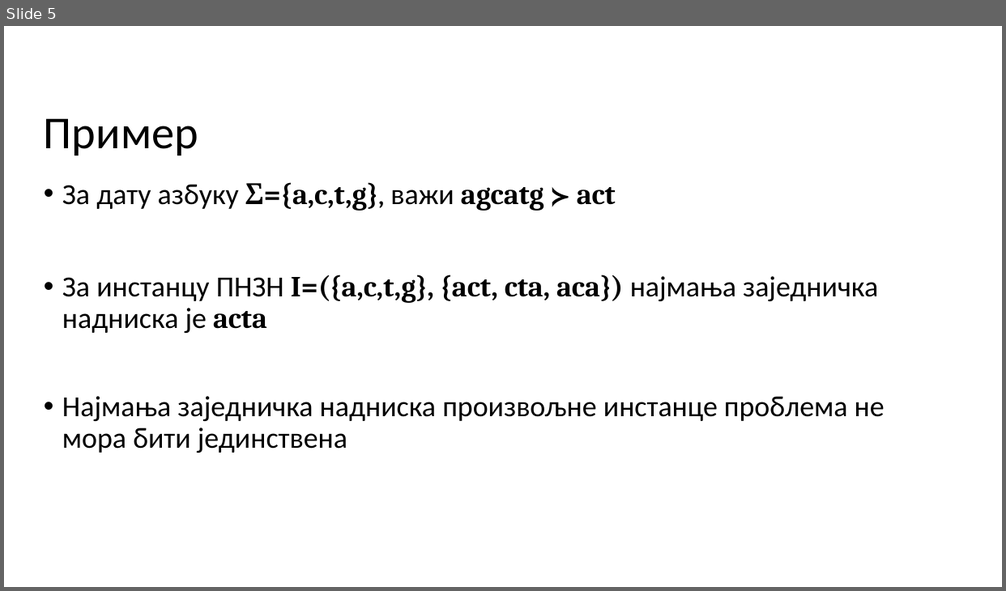
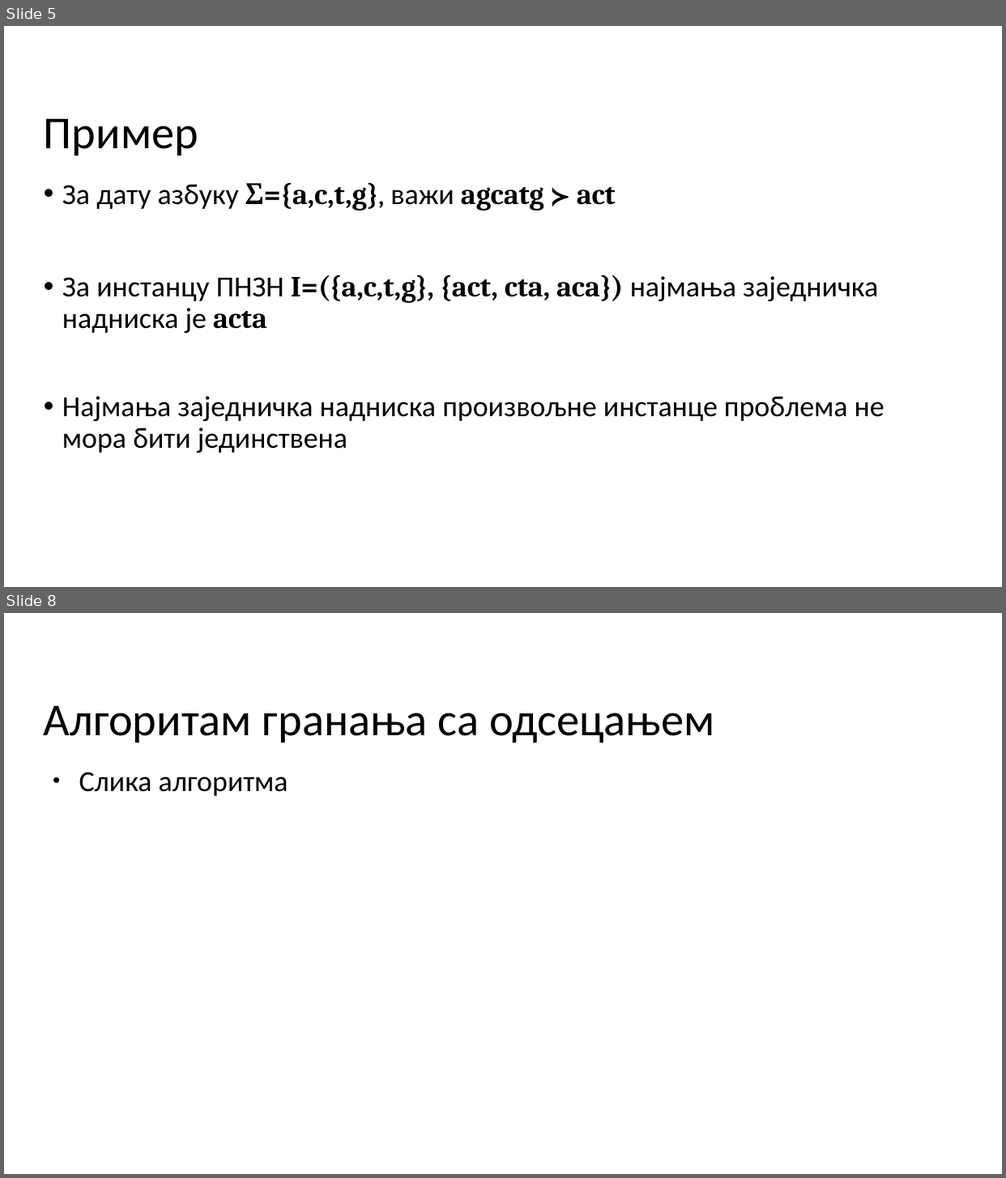
Before and after one commit to milosmikovic/Algorithms_For_Solving_Shortest_Common_Supersequence_Problem, a slide deck: Tekst/Prezentacija/MATF_primer_prezentacije.odp. Shown one above the other, each under a label of ours: slide 5 before the commit, slides 5 and 8 after it; the slides between them are not shown. The pictures are 1006x591 and 1006x1178 pixels, drawn with LibreOffice and Linux fonts; fonts in the diff are those of the drawing; background and template pictures are left out. Boxes give left, top, right and bottom in pixels: in the first picture for what was removed or moved away, otherwise in the second. Text is boxed around its words. In the diff, an @@ line names an element or a change of style, - is before the commit and + after.

```diff
--- a/Tekst/Prezentacija/MATF_primer_prezentacije.odp
+++ b/Tekst/Prezentacija/MATF_primer_prezentacije.odp
@@ slide 8 added at (x1=4, y1=613, x2=1002, y2=1174), background #FFFFFF @@
@@ title added at (x1=44, y1=705, x2=714, y2=743), 44 pt, text #000000 @@
+Алгоритам гранања са одсецањем
@@ text added at (x1=79, y1=772, x2=288, y2=796), 28 pt, text #000000 @@
+● Слика алгоритма
```
Also in this commit, not shown: 1 slide changed, 12 other slides added, 1 slide removed.
